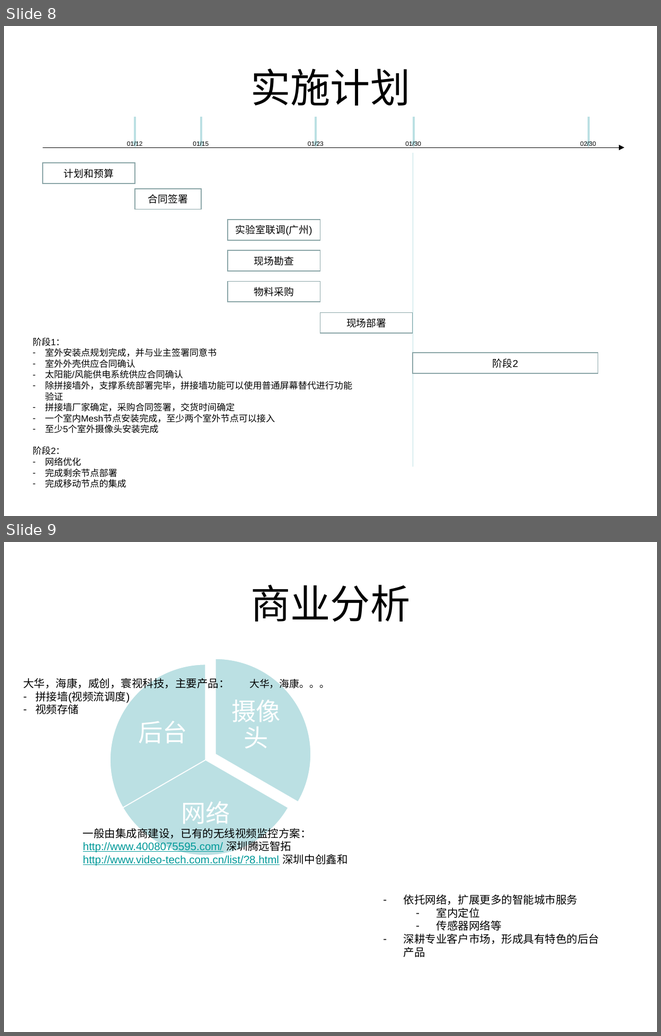
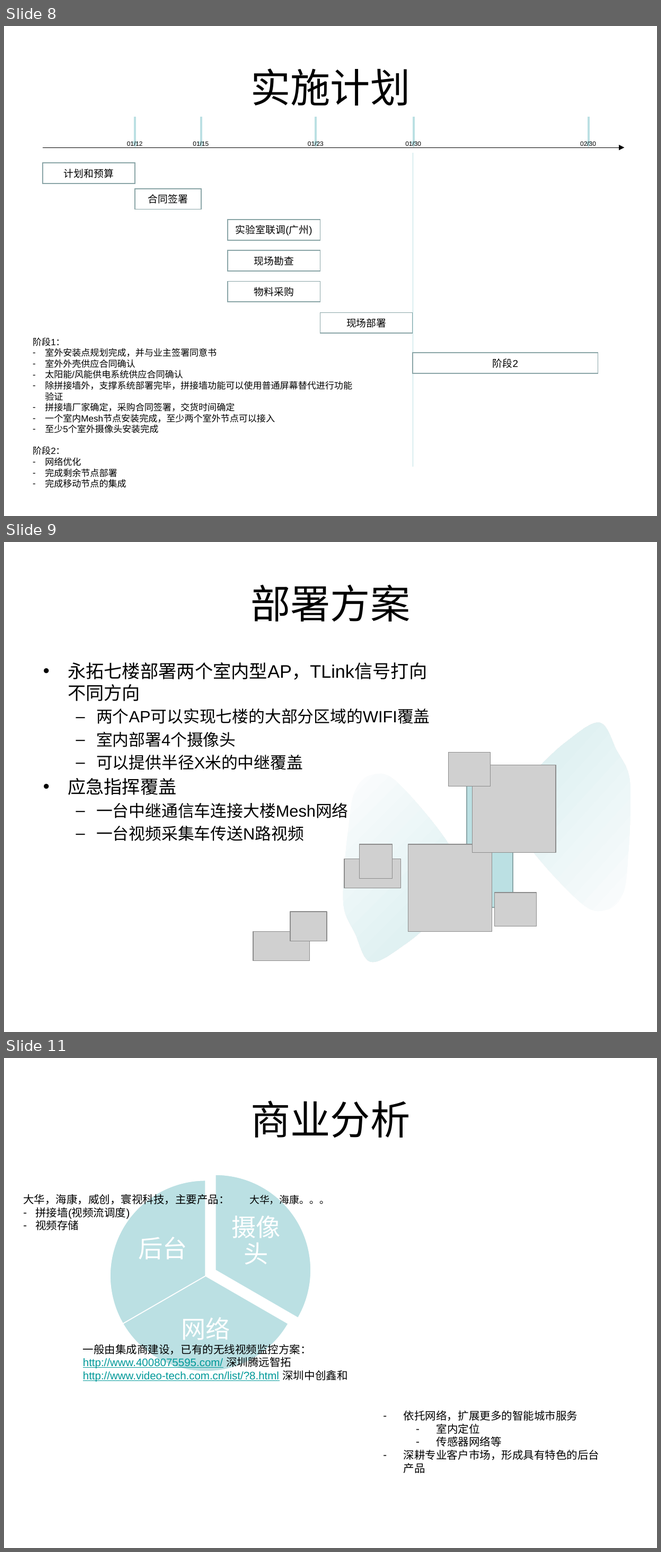
Before and after one commit to scutxieyun/Gfapiao, a slide deck: doc/基于Mesh的视频监控解决方案.pptx. Shown one above the other, each under a label of ours: slides 8 and 9 before the commit, slides 8, 9 and 11 after it; the slides between them are not shown. The pictures are 661x1036 and 661x1552 pixels, drawn with LibreOffice and Linux fonts; fonts in the diff are those of the drawing; grey boxes stand for pictures. Boxes give left, top, right and bottom in pixels: in the first picture for what was removed or moved away, otherwise in the second. Text is boxed around its words. In the diff, an @@ line names an element or a change of style, - is before the commit and + after.

```diff
--- a/doc/基于Mesh的视频监控解决方案.pptx
+++ b/doc/基于Mesh的视频监控解决方案.pptx
@@ slide 9 added at (4,542,657,1032), background #FFFFFF @@
@@ title added at (250,584,410,622), 44 pt, text #000000 @@
+部署方案
@@ text added at (68,662,430,841), 18 pt, text #000000 @@
+• 永拓七楼部署两个室内型AP，TLink信号打向不同方向
+  – 两个AP可以实现七楼的大部分区域的WIFI覆盖
+  – 室内部署4个摄像头
+  – 可以提供半径X米的中继覆盖
+• 应急指挥覆盖
+  – 一台中继通信车连接大楼Mesh网络
+  – 一台视频采集车传送N路视频
@@ freeform shape added at (510,721,636,914), fill gradient #FCFDFE to #E0F1F2 to #EBF6F7 @@
@@ picture added at (449,752,491,786) @@
@@ freeform shape added at (343,774,460,962), fill gradient #FCFDFE to #E0F1F2 to #EBF6F7 @@
@@ rectangle added at (467,774,513,908), fill #BBE0E3, outline #8AA6A8 1 pt @@
@@ picture added at (472,765,556,852) @@
@@ picture added at (344,859,400,888) @@
@@ picture added at (359,844,392,879) @@
@@ picture added at (408,844,492,932) @@
@@ picture added at (494,892,536,926) @@
@@ picture added at (290,911,327,941) @@
@@ picture added at (253,931,309,961) @@
@@ what was slide 9 is now slide 11 @@
```
Also in this commit, not shown: 1 other slide added, 1 other file.
